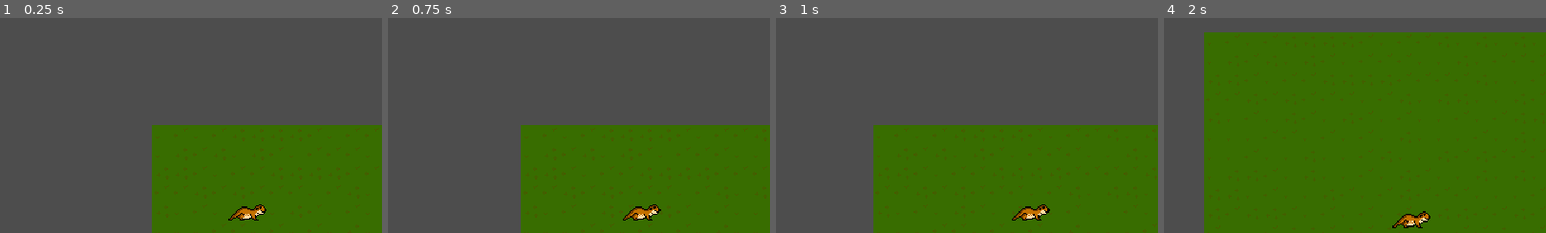
Above: before the commit, frames 1-4 (left to right).
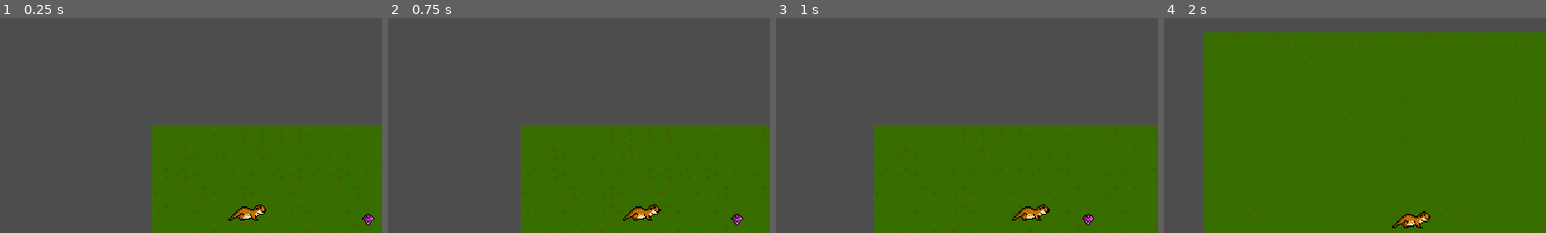
Above: after the commit, the same moments.

Repository: DrOtter3000/ottersurvivor
Game: Godot game, scene res://scenes/main/main.tscn
Two runs of this game, one before a commit and one after it. Both use one fixed random seed, a clock stepped at 60 frames per second and the inputs below.
Inputs:
- Up to frame 1 (0.25 s): no input
- Up to frame 2 (0.75 s): tap Enter at 0.5 s; hold D (right) from 0.53 s (still down)
- Up to frame 3 (1 s): keep holding D (right)
- Up to frame 4 (2 s): release D (right) at 1.28 s; hold S (down) from 1.28 s (still down)
The pictures show only the part of the screen within x 18-68%, y 3-53%; the shares and areas given below are measured in that part.

The runs differ from the first frame. In frame 1, 0.1% of the frame differs, in the area x 94-98%, y 91-97%; in frame 2, 0.1%; in frame 3, 0.1%; in frame 4, nothing differs.

Commit message:
add experience manager

Diff:
--- a/project.godot
+++ b/project.godot
@@ -14,6 +14,10 @@
 run/main_scene="res://scenes/main/main.tscn"
 config/features=PackedStringArray("4.3", "Forward Plus")
 config/icon="res://icon.svg"
+
+[autoload]
+
+GameEvents="*res://scenes/autoload/game_events.tscn"
 
 [debug]
 
--- /dev/null
+++ b/scenes/autoload/game_events.gd
@@ -0,0 +1,7 @@
+extends Node
+
+signal clam_collected(number: float)
+
+
+func emit_clam_collected(number: float):
+	clam_collected.emit(number)
--- /dev/null
+++ b/scenes/autoload/game_events.tscn
@@ -0,0 +1,6 @@
+[gd_scene load_steps=2 format=3 uid="uid://d3h1obbcntp7r"]
+
+[ext_resource type="Script" path="res://scenes/autoload/game_events.gd" id="1_0pe26"]
+
+[node name="GameEvents" type="Node"]
+script = ExtResource("1_0pe26")
--- a/scenes/game_object/clam/clam.gd
+++ b/scenes/game_object/clam/clam.gd
@@ -2,4 +2,5 @@
 
 
 func _on_area_2d_area_entered(area: Area2D) -> void:
+	GameEvents.emit_clam_collected(1)
 	queue_free()
--- a/scenes/main/main.tscn
+++ b/scenes/main/main.tscn
@@ -1,10 +1,12 @@
-[gd_scene load_steps=6 format=3 uid="uid://cmnaykuitttlx"]
+[gd_scene load_steps=8 format=3 uid="uid://cmnaykuitttlx"]
 
 [ext_resource type="PackedScene" uid="uid://d0hriw6h40ceu" path="res://scenes/UI/arena_time_ui.tscn" id="1_l4n3o"]
 [ext_resource type="PackedScene" uid="uid://dhboyxf4gdyp8" path="res://scenes/game_object/player/player.tscn" id="1_ngtwe"]
 [ext_resource type="TileSet" uid="uid://bc6e1mp8ulyxm" path="res://resources/tileset.tres" id="1_qtief"]
 [ext_resource type="PackedScene" uid="uid://t5el07rtboaj" path="res://scenes/manager/enemy_manager.tscn" id="1_rccir"]
 [ext_resource type="PackedScene" uid="uid://c1xa57vsm6g11" path="res://scenes/manager/arena_time_manager.tscn" id="2_14150"]
+[ext_resource type="PackedScene" uid="uid://dpp4215egku06" path="res://scenes/manager/experience_manager.tscn" id="3_3n0or"]
+[ext_resource type="PackedScene" uid="uid://mdfot0xp45w0" path="res://scenes/game_object/clam/clam.tscn" id="6_aiycx"]
 
 [node name="Main" type="Node"]
 
@@ -12,6 +14,8 @@
 arena_time_manager = NodePath("../ArenaTimeManager")
 
 [node name="ArenaTimeManager" parent="." instance=ExtResource("2_14150")]
+
+[node name="ExperienceManager" parent="." instance=ExtResource("3_3n0or")]
 
 [node name="EnemyManager" parent="." instance=ExtResource("1_rccir")]
 
@@ -21,3 +25,6 @@
 layer_0/tile_data = PackedInt32Array(0, 0, 1, 1, 0, 0, 65537, 0, 1, 65538, 0, 1, 65539, 0, 0, 131075, 0, 0, 131076, 0,  …(22349 unchanged characters)…
 
 [node name="Player" parent="." instance=ExtResource("1_ngtwe")]
+
+[node name="Clam" parent="." instance=ExtResource("6_aiycx")]
+position = Vector2(100.649, -1.05945)
--- /dev/null
+++ b/scenes/manager/experience_manager.gd
@@ -0,0 +1,17 @@
+extends Node
+
+var current_experience = 0
+
+
+func _ready() -> void:
+	GameEvents.clam_collected.connect(on_clam_collected)
+
+
+func increment_experience(number: float):
+	current_experience += number
+	print(current_experience)
+
+
+func on_clam_collected(number: float):
+	increment_experience(number)
+	print("here")
--- /dev/null
+++ b/scenes/manager/experience_manager.tscn
@@ -0,0 +1,6 @@
+[gd_scene load_steps=2 format=3 uid="uid://dpp4215egku06"]
+
+[ext_resource type="Script" path="res://scenes/manager/experience_manager.gd" id="1_pwkir"]
+
+[node name="ExperienceManager" type="Node"]
+script = ExtResource("1_pwkir")
